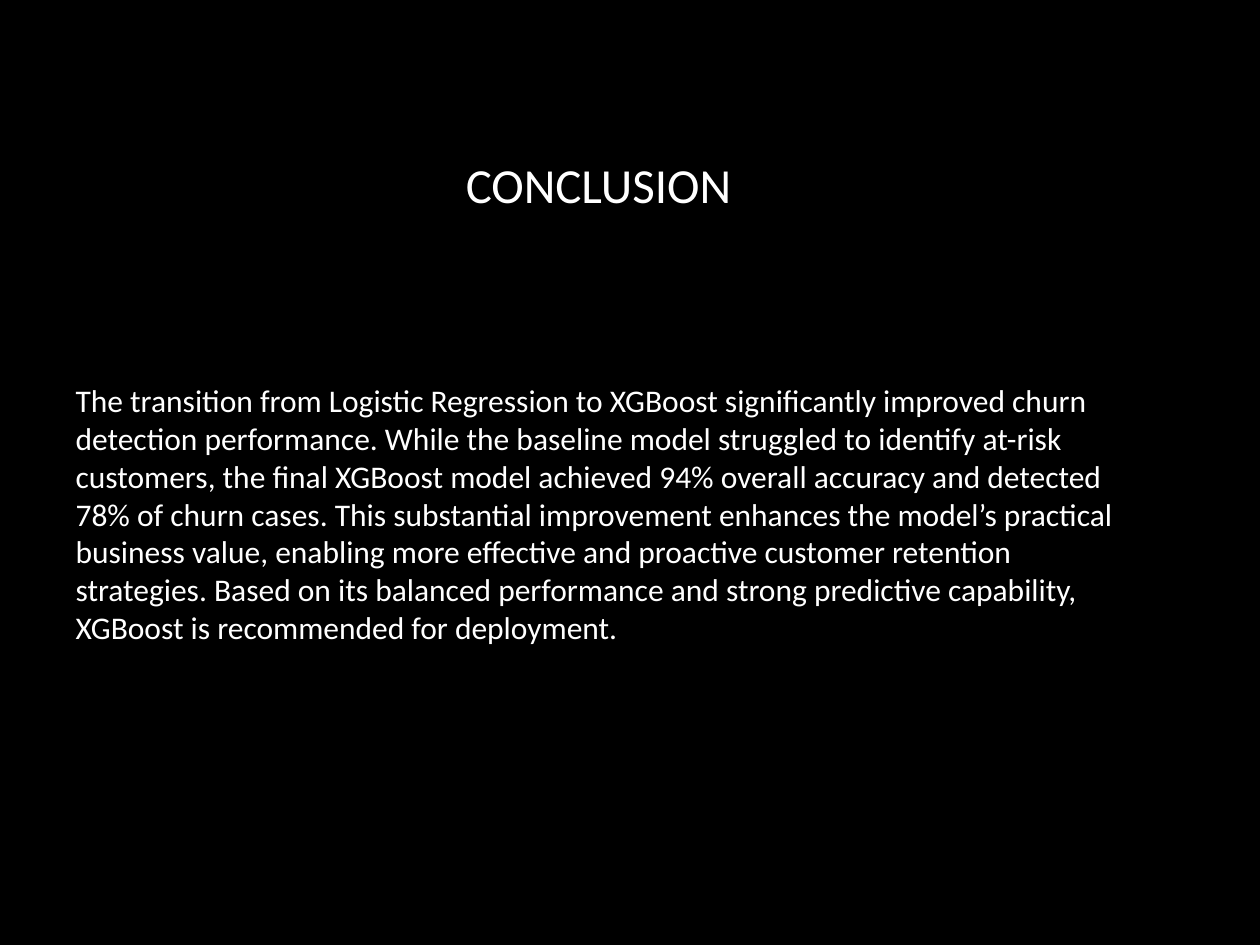
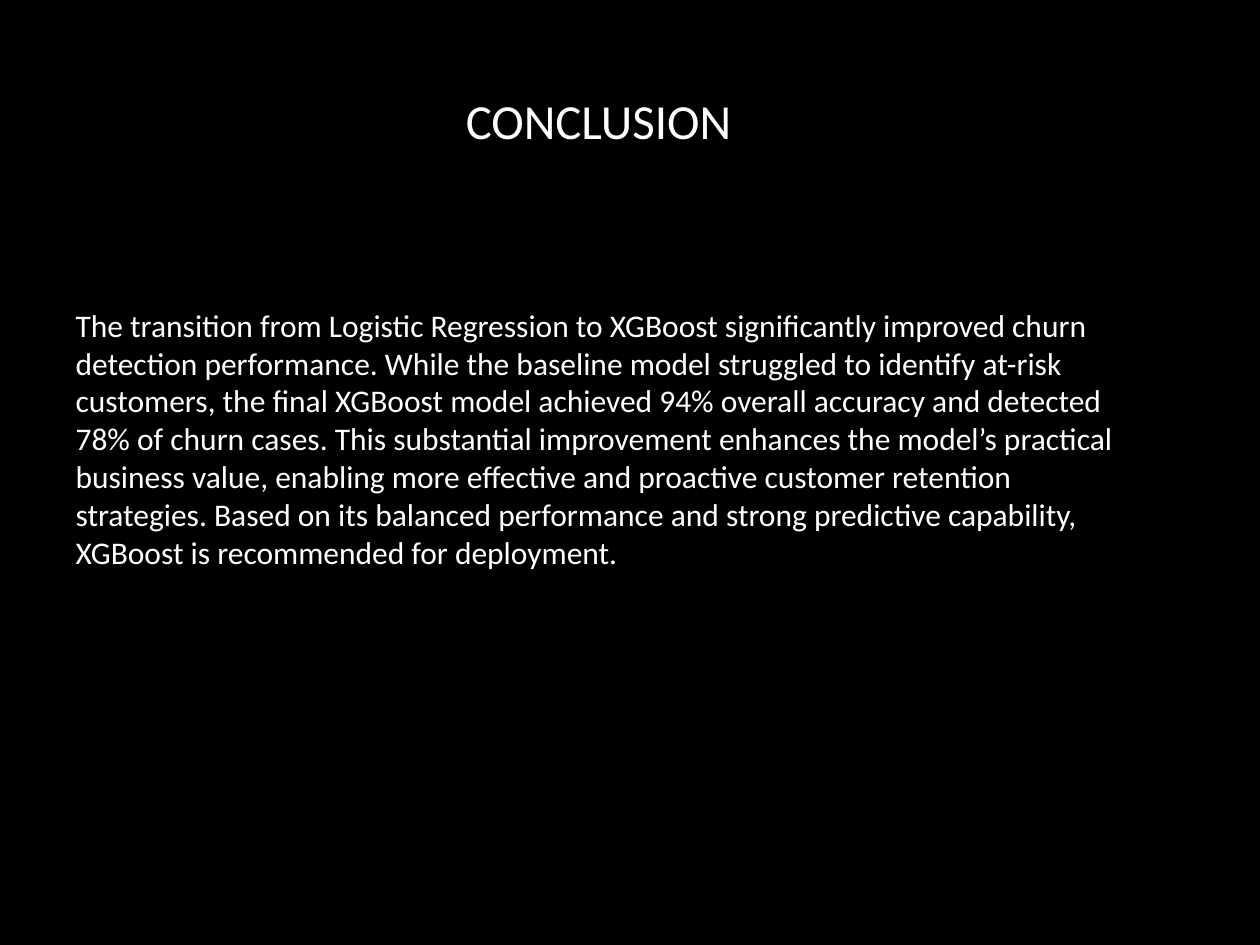
Before and after one commit to isaacrmacharia/Phase3_Project, a slide deck: slide 11 of SyriaTel_Churn_Executive_Presentation.pptx. Drawn at 1260x945 pixels with LibreOffice and Linux fonts; fonts in the diff are those of the drawing; background and template pictures are left out. Boxes give left, top, right and bottom in pixels: in the first picture for what was removed or moved away, otherwise in the second. Text is boxed around its words. In the diff, an @@ line names an element or a change of style, - is before the commit and + after.

```diff
--- a/SyriaTel_Churn_Executive_Presentation.pptx
+++ b/SyriaTel_Churn_Executive_Presentation.pptx
@@ title "CONCLUSION" at [466,107,731,140]: vertical alignment middle to top @@
@@ text "The transition from Logistic Regression ..." at [76,315,1112,569]: vertical alignment middle to top @@
```
Also in this commit, not shown: 3 other slides changed, 2 other files.
